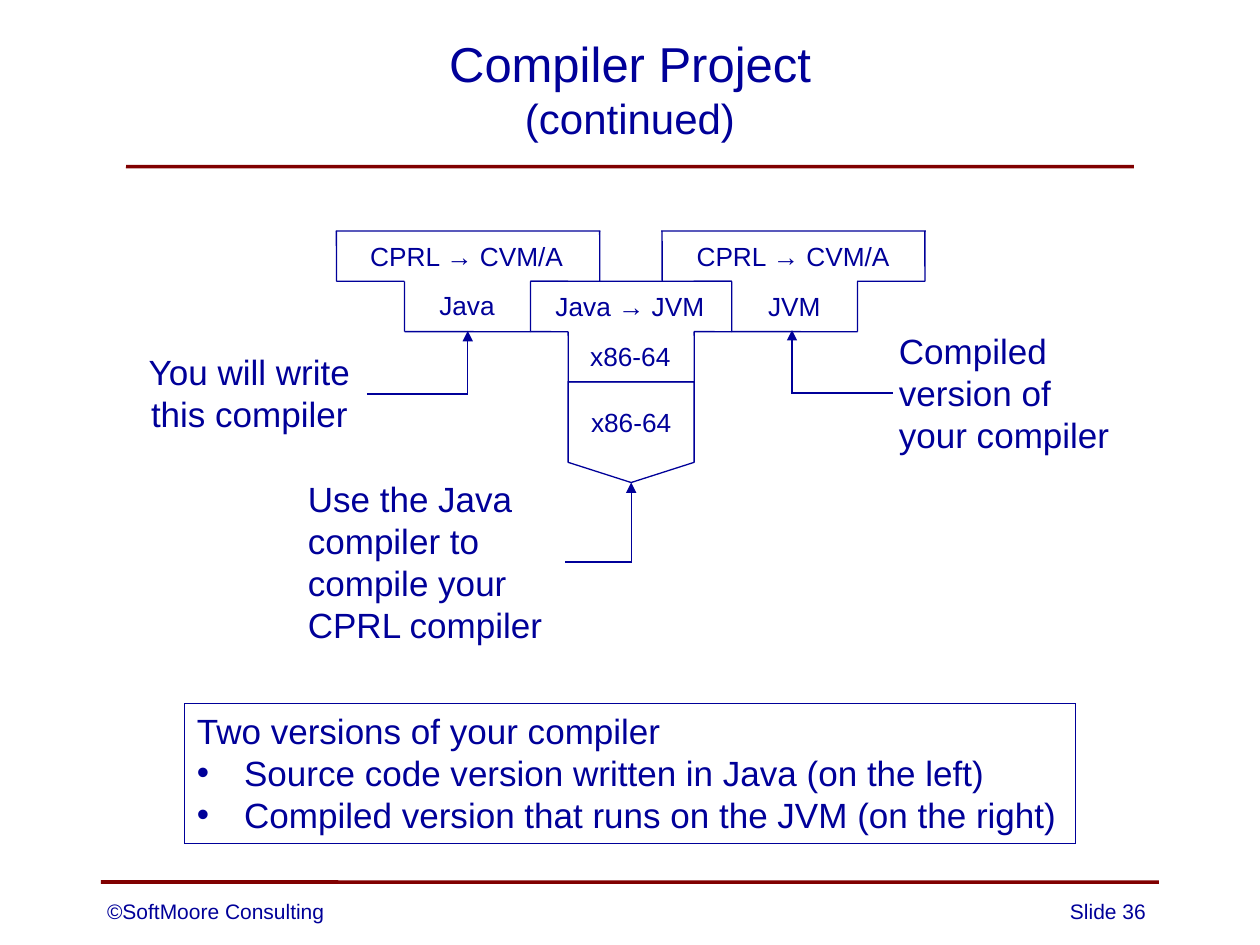
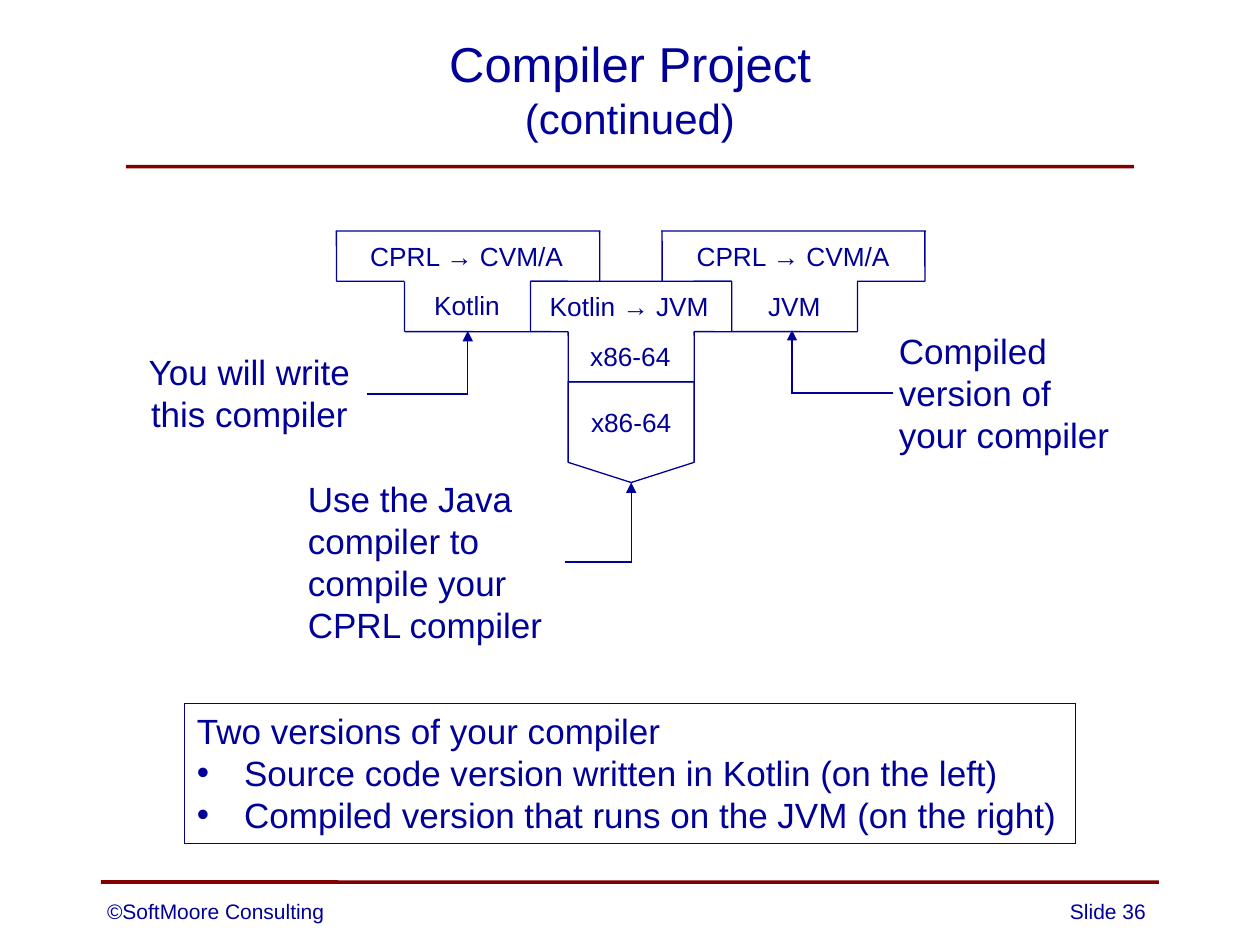
Before and after one commit to SoftMoore/CPRL-Kt-2nd, a slide deck: slide 36 of PowerPoints/01 - Overview of Compilers.pptx. Drawn at 1260x945 pixels with LibreOffice and Linux fonts; fonts in the diff are those of the drawing. Boxes give left, top, right and bottom in pixels: in the first picture for what was removed or moved away, otherwise in the second. Text is boxed around its words. In the diff, an @@ line names an element or a change of style, - is before the commit and + after.

```diff
--- a/PowerPoints/01 - Overview of Compilers.pptx
+++ b/PowerPoints/01 - Overview of Compilers.pptx
@@ text at box(434, 296, 500, 316): text changed @@
-Java
+Kotlin
@@ text at box(550, 297, 708, 317): text changed @@
-Java → JVM
+Kotlin → JVM
@@ text in rectangle at box(244, 760, 997, 793): text changed @@
-• Source code version written in Java (on the left)
+• Source code version written in Kotlin (on the left)
```
Also in this commit, not shown: 1 other slide changed.
